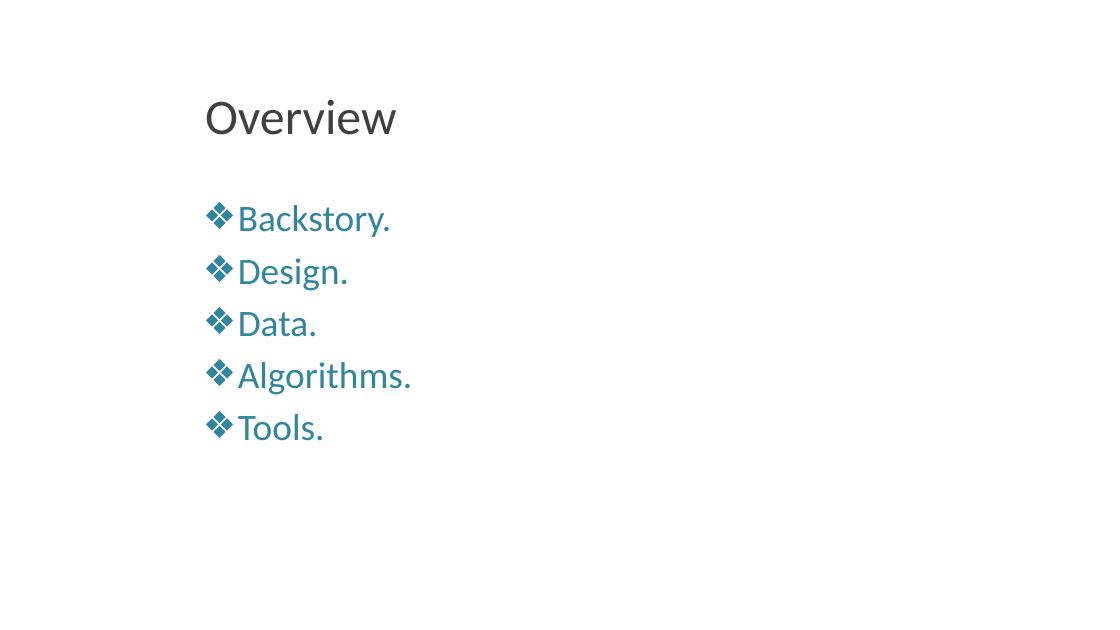
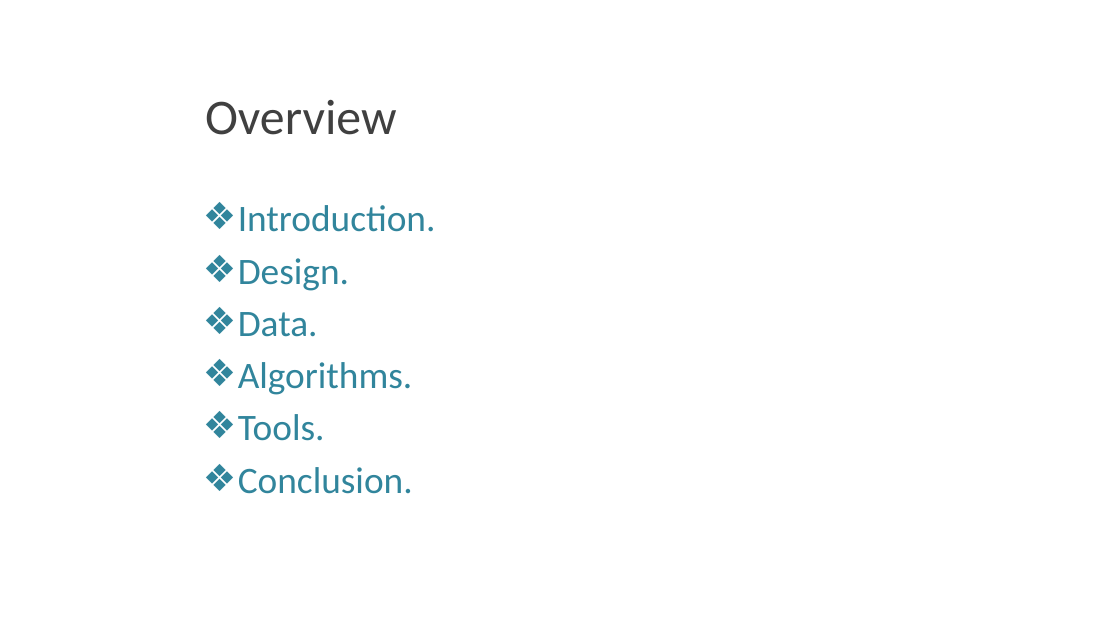
Before and after one commit to bl2022/T5-EDA, a slide deck: slide 2 of presentation1.pptx. Drawn at 1120x630 pixels with LibreOffice and Linux fonts; fonts in the diff are those of the drawing; background and template pictures are left out. Boxes give left, top, right and bottom in pixels: in the first picture for what was removed or moved away, otherwise in the second. Text is boxed around its words. In the diff, an @@ line names an element or a change of style, - is before the commit and + after.

```diff
--- a/presentation1.pptx
+++ b/presentation1.pptx
@@ text at [238, 205, 436, 232]: text changed @@
-❖ Backstory.
+❖ Introduction.
@@ text at [238, 467, 413, 494]: paragraph added @@
+❖ Conclusion.
```
Also in this commit, not shown: 2 other slides changed, 2 slides added.
